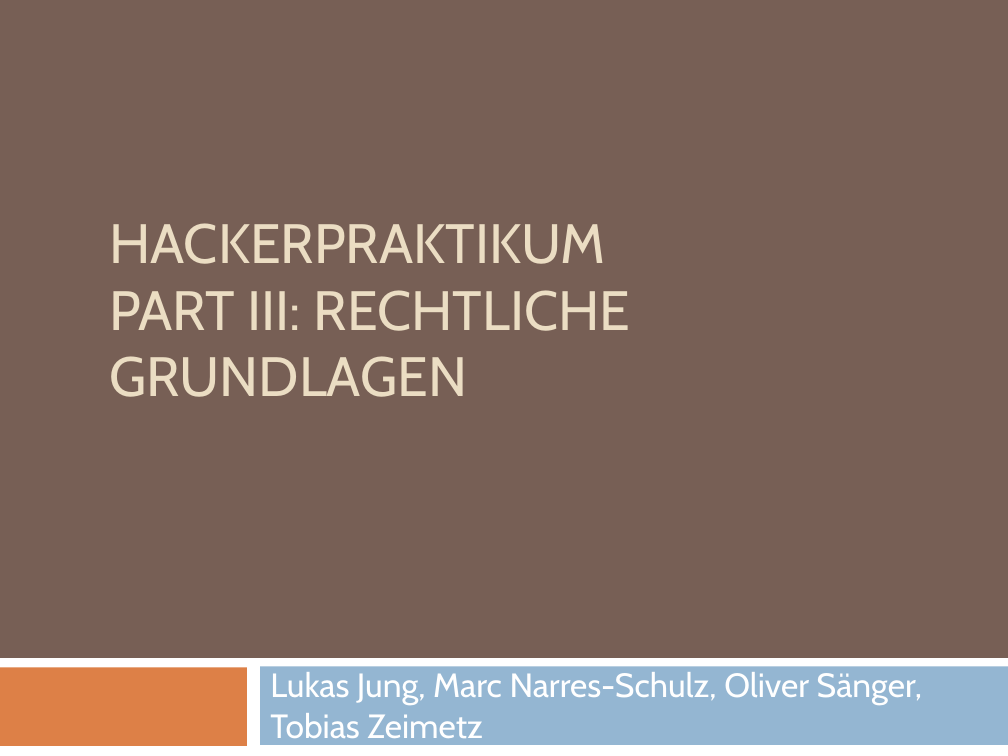
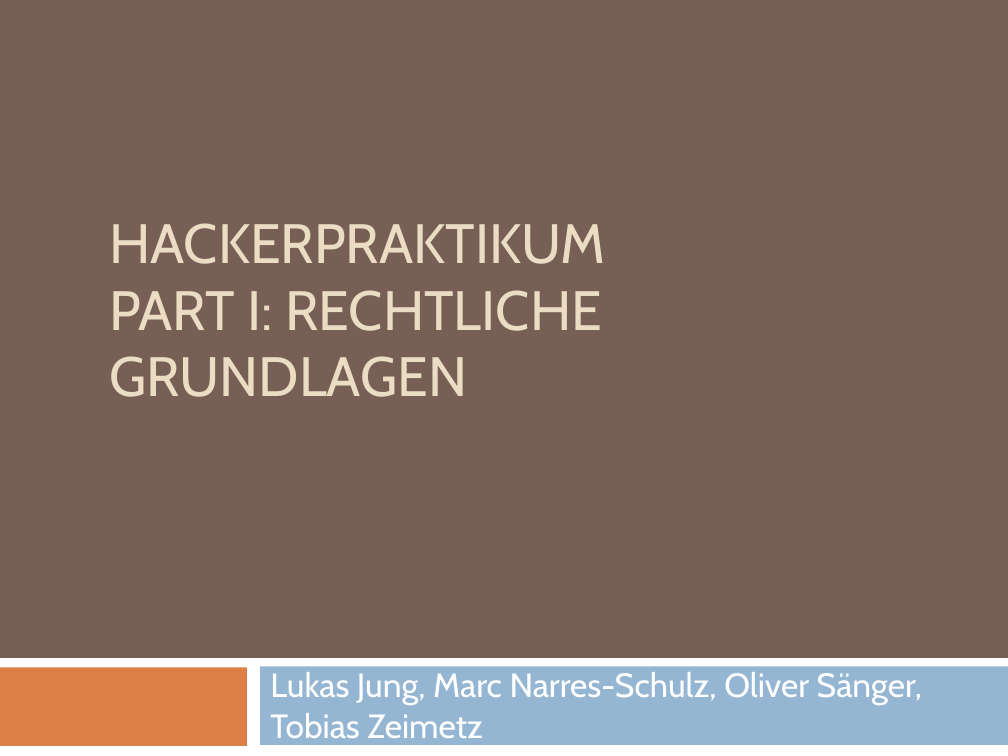
Before and after one commit to doctordebug/Hackerpraktikum, a slide deck: slide 1 of Präsentationen/PT1.pptx. Drawn at 1008x756 pixels with LibreOffice and Linux fonts; fonts in the diff are those of the drawing. Boxes give left, top, right and bottom in pixels: in the first picture for what was removed or moved away, otherwise in the second. Text is boxed around its words. In the diff, an @@ line names an element or a change of style, - is before the commit and + after.

```diff
--- a/Präsentationen/PT1.pptx
+++ b/Präsentationen/PT1.pptx
@@ title at (109, 223, 606, 397): text changed @@
-HACKERPRAKTIKUM
-PART III: RECHTLICHE GRUNDLAGEN
+HACKERPRAKTIKUM
+PART I: RECHTLICHE GRUNDLAGEN
```
Also in this commit, not shown: 4 other files.
